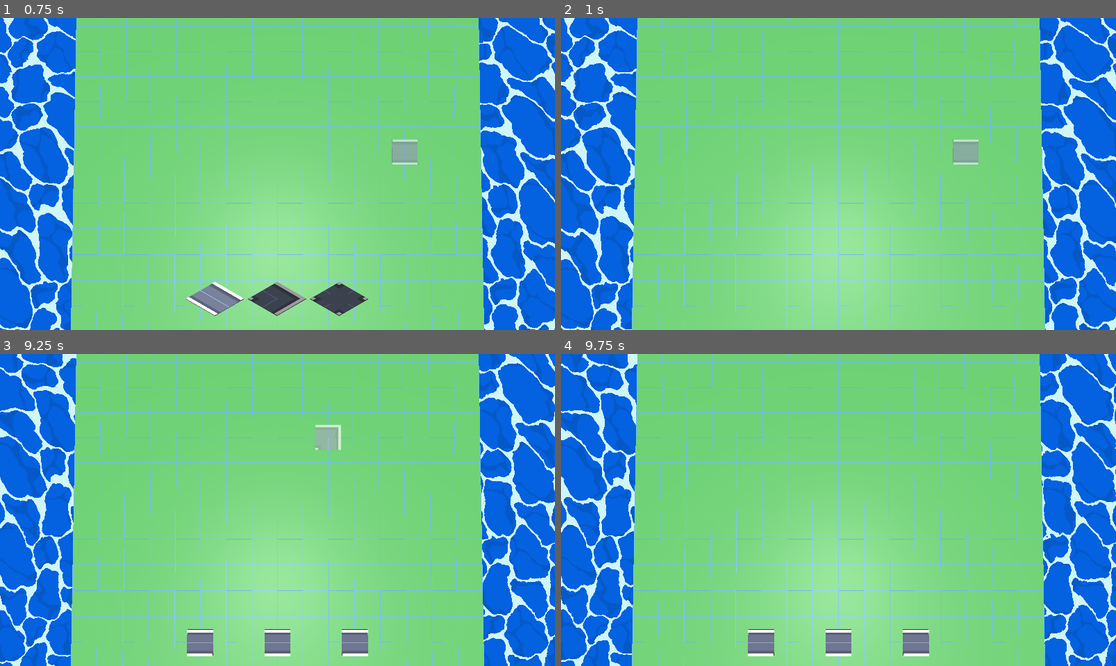
Above: before the commit, frames 1-4 (two rows, left to right).
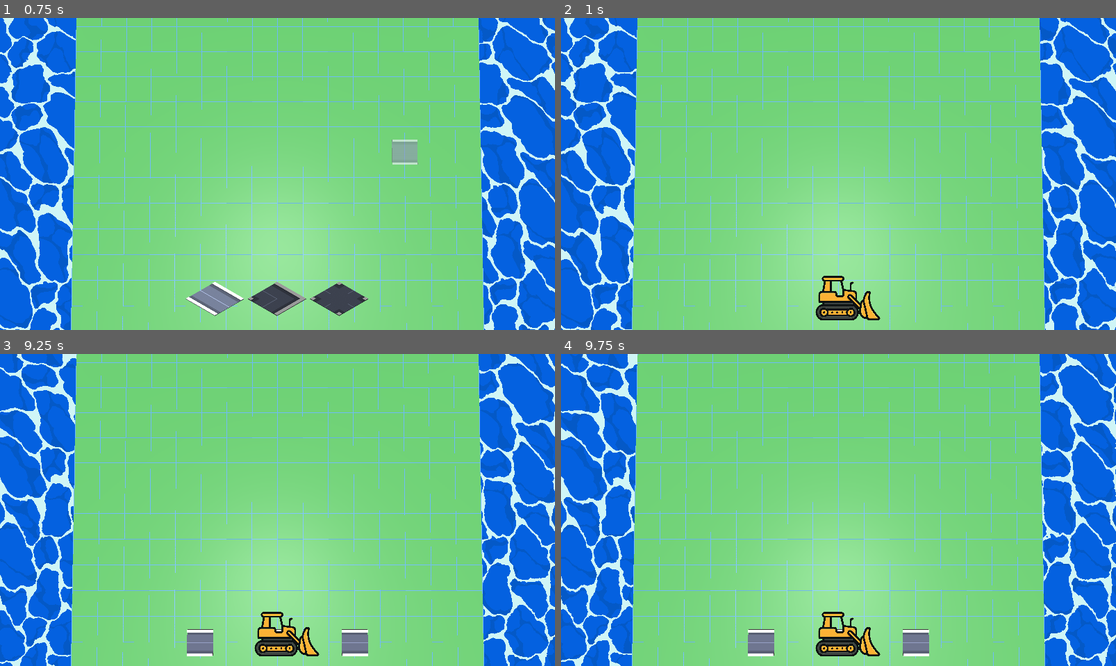
Above: after the commit, the same moments.

Repository: hammeredzombie/idle-city
Game: Godot game, scene res://scenes/world.tscn
Same seed, same stepped clock (60 frames per second), same inputs: the game is played once before the commit and once after it.
Inputs (mouse positions are in pixels of both pictures, inside the frame that each line leads up to):
- Up to frame 1 (0.75 s): move the mouse to (399, 158) at 0.52 s; hold B (road_build) from 0.53 s (still down)
- Up to frame 2 (1 s): keep holding B (road_build); tap X (road_delete) at 0.8 s
- Up to frame 3 (9.25 s): move the mouse to (166, 525) at 1.27 s; release B (road_build) at 1.28 s; tap X (road_delete) at 1.35, 9.05 s; tap B (road_build) at 1.55 s; click (216, 634) at 2 s; click (277, 634) at 2.75 s; click (338, 634) at 3.5 s; click (216, 634) at 4.25 s; click (277, 634) at 5 s; click (338, 634) at 5.75 s; click (216, 634) at 6.5 s; click (277, 634) at 7.25 s; click (338, 634) at 8 s; move the mouse to (333, 441) at 8.77 s; hold 2 (build_bend) from 8.78 s (still down)
- Up to frame 4 (9.75 s): move the mouse to (810, 572) at 9.52 s; release 2 (build_bend) at 9.53 s; tap 3 (build_intersection) at 9.6 s

Frame 1 is identical in both runs. In frame 2, 1.4% of the frame differs, in the area x 45-76%, y 38-97%; in frame 3, 1.4%; in frame 4, 1.0%.

Commit message:
finishes road building!!!!

Diff:
--- a/scenes/road.gd
+++ b/scenes/road.gd
@@ -159,9 +159,7 @@
 var _is_deleting_mode:bool = false
 var _is_deleting:bool = false
 var _preview_active: bool = false
-var _delete_active: bool = false
 var _preview_cell: Vector3i
-var _delete_cell: Vector3i
 var _tile_to_delete: Array = [-1,-1] # [item index, item orientation]
 var _target_layer_y: int = 0
 
@@ -178,6 +176,7 @@
 @onready var grid: GridMap = self
 @onready var camera: Camera3D = get_viewport().get_camera_3d()
 @onready var ui: Control = get_node('UI')
+@onready var bulldozer: Control = get_node('Bulldozer')
 @onready var straight_thumbnail: TextureButton = ui.get_node('straight')
 @onready var bend_thumbnail: TextureButton = ui.get_node('bend')
 @onready var intersection_thumbnail: TextureButton = ui.get_node('intersection')
@@ -189,7 +188,8 @@
 		set_process_input(false)
 		return
 	_assign_mesh_indices()
-	ui.visible = _is_building
+	ui.visible = false
+	bulldozer.visible = false
 	_switch_type() # highlight starting build type
 
 func _input(event: InputEvent) -> void:
@@ -198,21 +198,26 @@
 		_is_building = !_is_building
 		ui.visible = _is_building
 		_is_deleting_mode = false
-		_curr_cell = _get_cell_under_mouse()
-		if not _is_building:
-			_remove_preview(_curr_cell)
-			_preview_active = false
-			return
+		bulldozer.visible = false
+		if _preview_active:
+			_remove_preview(_preview_cell)
+		_preview_active = false
+		_tile_to_delete = [-1, -1]
+		# if not _is_building:
+		# 	_remove_preview(_curr_cell)
+		# 	_preview_active = false
+		# 	return
 
 	if event.is_action_pressed("road_delete"):
 		_is_deleting_mode = !_is_deleting_mode
+		bulldozer.visible = _is_deleting_mode
+		_is_building = false
 		ui.visible = false
-		_is_building = false
 		_curr_cell = _get_cell_under_mouse()
-		if not _is_deleting_mode:
-			_remove_preview(_curr_cell)
-			_preview_active = false
-			return
+		if _preview_active:
+			_remove_preview(_preview_cell)
+		_preview_active = false
+		_tile_to_delete = [-1, -1]
 
 	if _is_building:
 		#place tile
--- a/scenes/road.tscn
+++ b/scenes/road.tscn
@@ -1,10 +1,11 @@
-[gd_scene load_steps=6 format=3 uid="uid://ctxqxtqrxcpru"]
+[gd_scene load_steps=7 format=3 uid="uid://ctxqxtqrxcpru"]
 
 [ext_resource type="MeshLibrary" uid="uid://c4hj72p1g2126" path="res://assets/tiles/road-tiles.tres" id="1_mv8x7"]
 [ext_resource type="Script" uid="uid://bgj0sgh37hokt" path="res://scenes/road.gd" id="2_xeiim"]
 [ext_resource type="Texture2D" uid="uid://dbj022vsecqhr" path="res://assets/tiles/thumbnails/straight.png" id="3_xeiim"]
 [ext_resource type="Texture2D" uid="uid://drl1mrxbt8yaq" path="res://assets/tiles/thumbnails/bend.png" id="4_wqt8r"]
 [ext_resource type="Texture2D" uid="uid://btbv31odykl7f" path="res://assets/tiles/thumbnails/intersection.png" id="5_xeiim"]
+[ext_resource type="Texture2D" uid="uid://bhtfy30svtanm" path="res://assets/tiles/thumbnails/bulldozer.png" id="6_wqt8r"]
 
 [node name="Road" type="GridMap"]
 mesh_library = ExtResource("1_mv8x7")
@@ -46,3 +47,11 @@
 size_flags_horizontal = 10
 button_mask = 3
 texture_normal = ExtResource("5_xeiim")
+
+[node name="Bulldozer" type="TextureRect" parent="."]
+offset_left = 516.0
+offset_top = 506.0
+offset_right = 1540.0
+offset_bottom = 1530.0
+scale = Vector2(0.15, 0.15)
+texture = ExtResource("6_wqt8r")
Binary file added: assets/tiles/thumbnails/bulldozer.png
Not shown, added: assets/tiles/thumbnails/bulldozer.png.import
